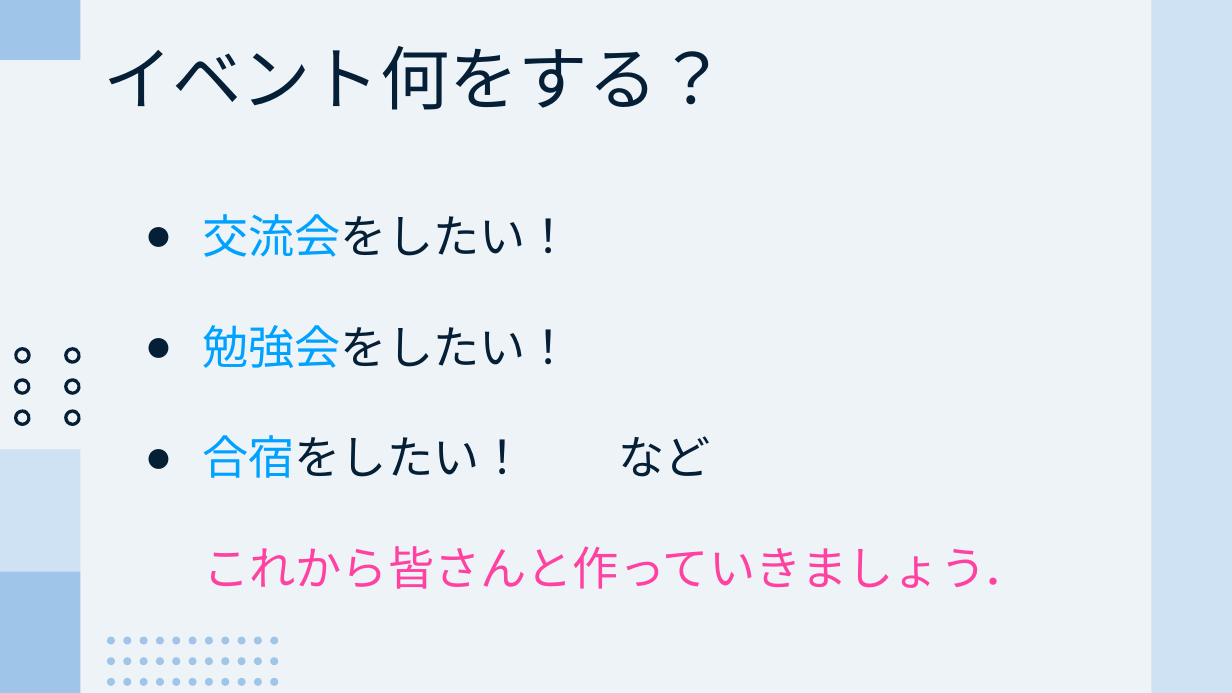
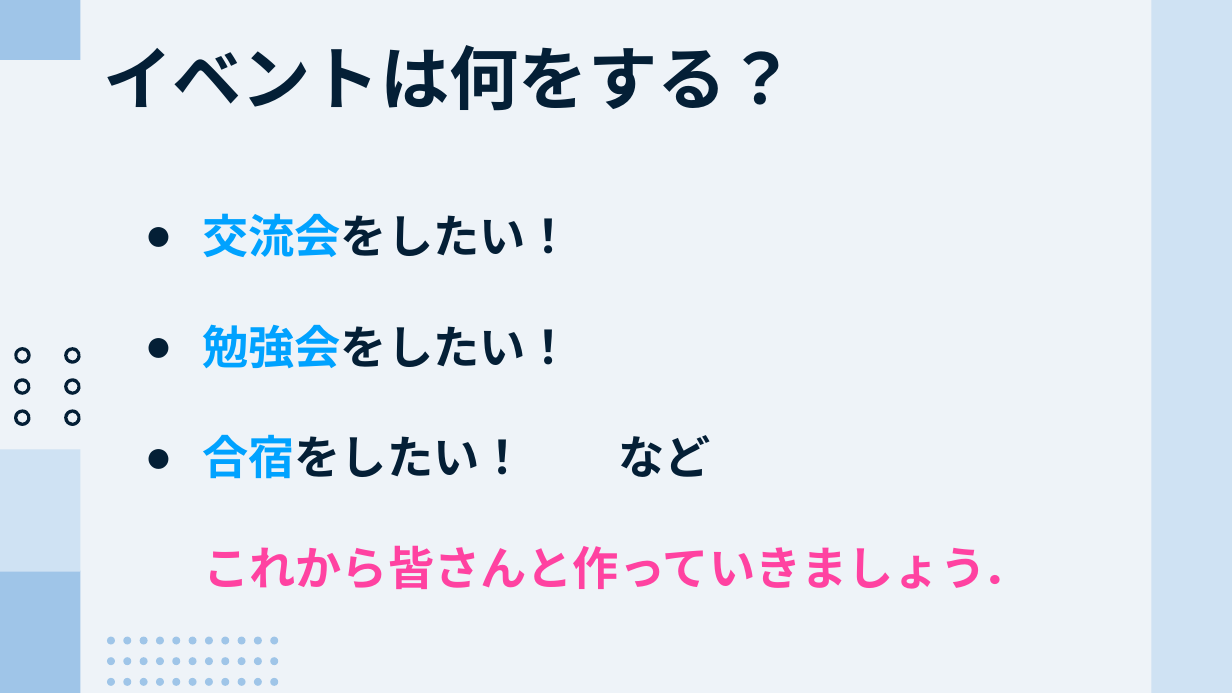
Before and after one commit to CL-ken/CL-ken.github.io, a slide deck: slide 5 of 2026/26_Welcome.pptx. Drawn at 1232x693 pixels with LibreOffice and Linux fonts; fonts in the diff are those of the drawing. Boxes give left, top, right and bottom in pixels: in the first picture for what was removed or moved away, otherwise in the second. Text is boxed around its words. In the diff, an @@ line names an element or a change of style, - is before the commit and + after.

```diff
--- a/2026/26_Welcome.pptx
+++ b/2026/26_Welcome.pptx
@@ text at bbox=[103, 45, 796, 111]: text changed; bold on @@
-イベント何をする？
+イベントは何をする？
@@ text "交流会をしたい！" at bbox=[202, 213, 1029, 589]: bold on @@
```
Also in this commit, not shown: 17 other slides changed, 1 other file.
